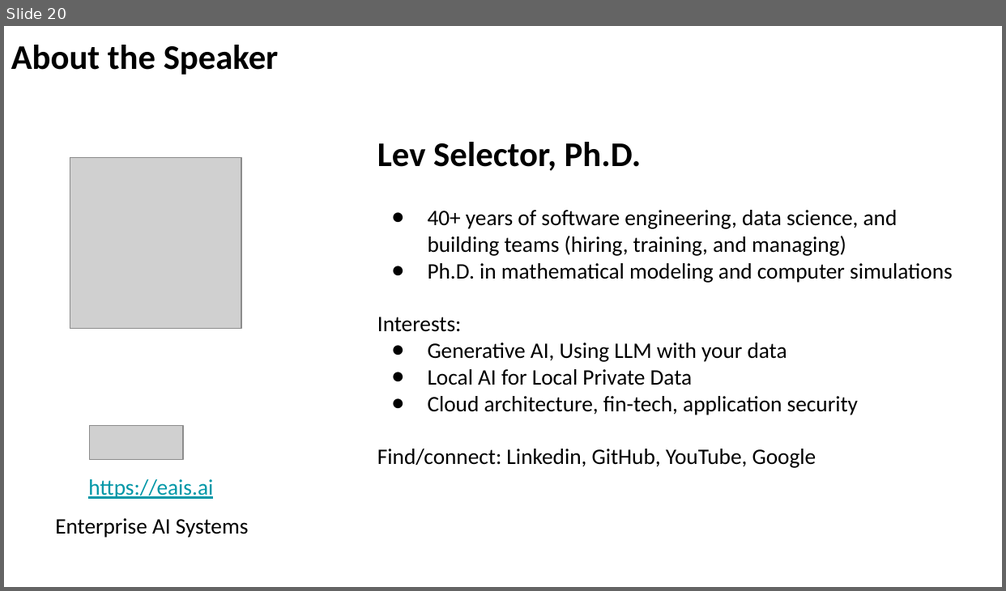
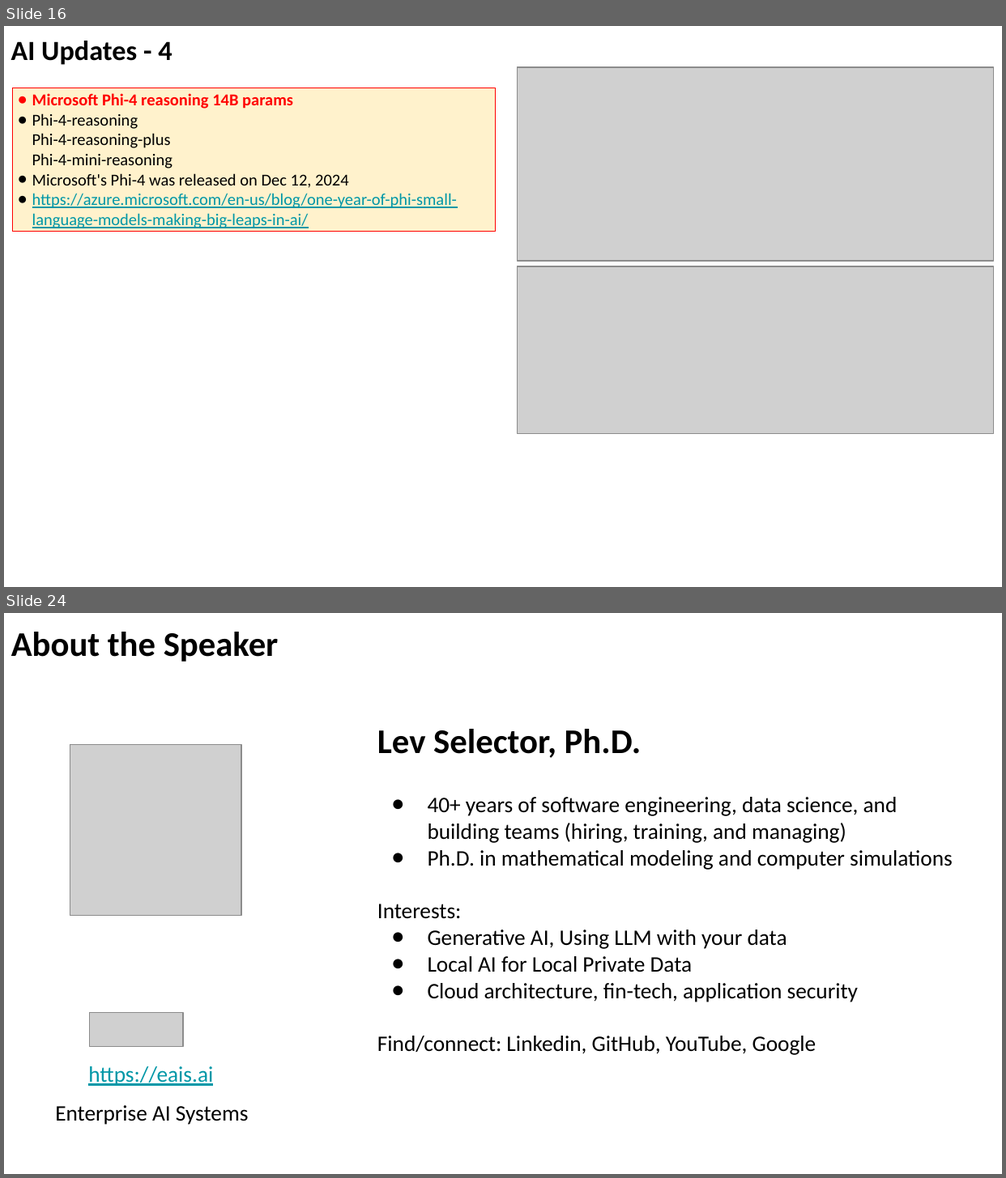
Before and after one commit to lselector/seminar, a slide deck: 2025/2025-05-02-AI-Updates.pptx. Shown one above the other, each under a label of ours: slide 20 before the commit, slides 16 and 24 after it; the slides between them are not shown. The pictures are 1006x591 and 1006x1178 pixels, drawn with LibreOffice and Linux fonts; fonts in the diff are those of the drawing; grey boxes stand for pictures. Boxes give left, top, right and bottom in pixels: in the first picture for what was removed or moved away, otherwise in the second. Text is boxed around its words. In the diff, an @@ line names an element or a change of style, - is before the commit and + after.

```diff
--- a/2025/2025-05-02-AI-Updates.pptx
+++ b/2025/2025-05-02-AI-Updates.pptx
@@ slide 16 added at [4,26,1002,587], background #FFFFFF @@
@@ text added at [11,41,172,65], 20 pt, text #000000, bold @@
+AI Updates - 4
@@ picture added at [517,67,994,261] @@
@@ rectangle added at [12,88,495,231], fill #FFF2CC, outline #FF0000 0.75 pt, 12 pt, text #0097A7 @@
+● Microsoft Phi-4 reasoning 14B params
+● Phi-4-reasoning
+  Phi-4-reasoning-plus
+  Phi-4-mini-reasoning
+● Microsoft's Phi-4 was released on Dec 12, 2024
+● https://azure.microsoft.com/en-us/blog/one-year-of-phi-small-language-models-making-big-leaps-in-ai/
@@ picture added at [517,267,994,433] @@
@@ what was slide 20 is now slide 24 @@
```
Also in this commit, not shown: 7 slides changed, 3 other slides added.
